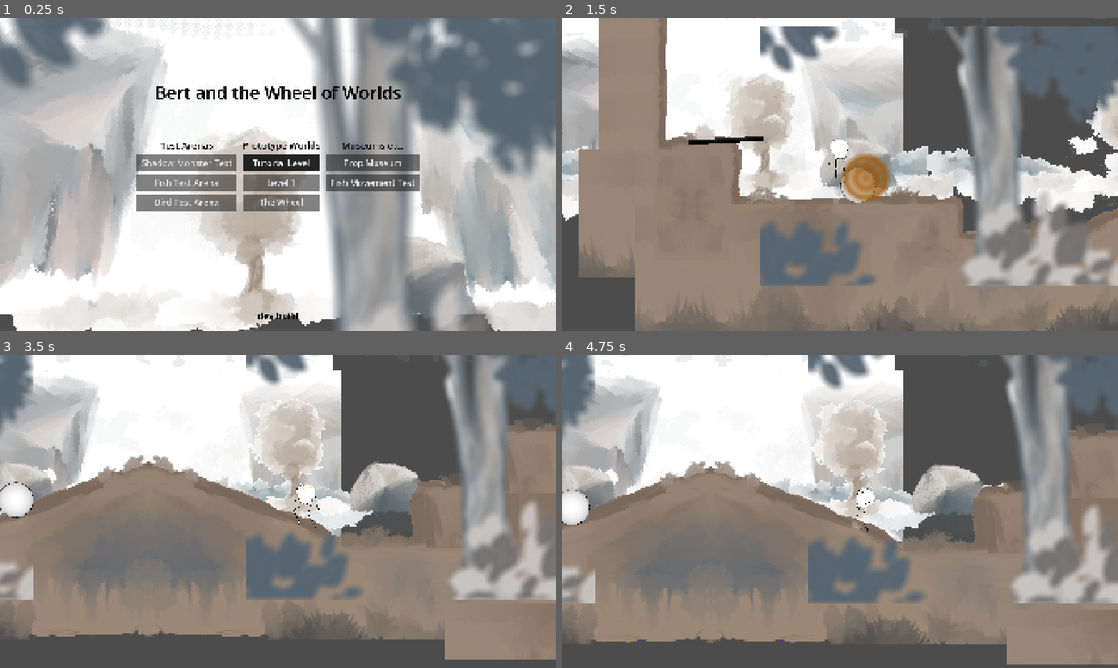
Above: before the commit, frames 1-4 (two rows, left to right).
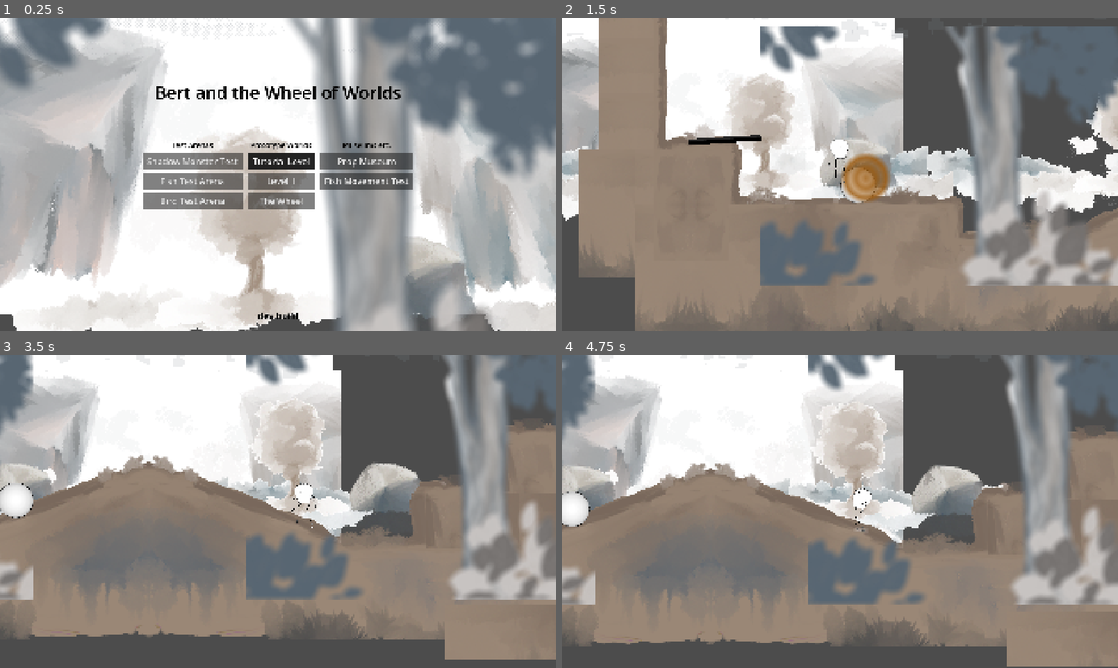
Above: after the commit, the same moments.

Repository: markguinn/wheel-of-worlds
Game: Godot game, scene res://main.tscn
The game is run twice, just before and just after one commit, with the same random seed, the same clock (stepped at 60 frames per second) and the same inputs.
Inputs (mouse positions are in pixels of both pictures, inside the frame that each line leads up to):
- Up to frame 1 (0.25 s): no input
- Up to frame 2 (1.5 s): click "Level 1" at 0.5 s; tap Enter (interact) at 1.25 s; move the mouse to (962, 158) at 1.27 s; hold Right (right) from 1.28 s (still down); hold Enter (interact) from 1.28 s (still down); click (962, 158) at 1.42 s
- Up to frame 3 (3.5 s): tap Space (jump) at 1.52 s; release Right (right) at 2 s; release Enter (interact) at 2 s; drag from (166, 527) to (27, 549) at 2.02 s; move the mouse to (333, 442) at 2.77 s; hold Left (left) from 2.78 s (still down); hold Enter (interact) from 2.78 s (still down); tap 0 at 2.85 s
- Up to frame 4 (4.75 s): release Left (left) at 3.5 s; release Enter (interact) at 3.5 s; drag from (812, 574) to (673, 464) at 3.52 s; move the mouse to (1006, 558) at 4.27 s; hold Right (right) from 4.28 s (still down); hold Enter (interact) from 4.28 s (still down); tap 8 at 4.35 s; tap Space (jump) at 4.52 s

The runs differ from the first frame. In frame 1, 3.8% of the frame differs, in the area x 24-76%, y 39-62%; in frame 2, less than 0.1%; in frame 3, 0.4%; in frame 4, 1.8%.

Commit message:
Slower carry speed + heave the plank

Diff:
--- a/actors/player/player.gd
+++ b/actors/player/player.gd
@@ -126,10 +126,15 @@
 func put_down_prop() -> void:
 	if is_holding_prop:
 		Log.info(self, "putting down:", is_holding_prop.name, active_grab_box.name)
-		#is_holding_prop.rotation_degrees = 0.0 if sprite.scale.x > 0 else 180.0
-		#is_holding_prop.z_index -= 1
 		active_grab_box.put_down.emit()
 		did_put_down.emit(active_grab_box.target_node)
+
+		if is_holding_prop and absf(velocity.x) > 50.0:
+			var velocity_deg := wrapf(rad_to_deg(velocity.angle()), -270.0, 90.0)
+			var impulse_angle := deg_to_rad(clampf(velocity_deg, -150.0, -30.0))
+			var impulse := Vector2.from_angle(impulse_angle) * 140.0
+			is_holding_prop.apply_impulse(impulse, active_grab_box.global_position - is_holding_prop.global_position)
+
 		is_holding_prop = null
 		active_grab_box = null
 
--- a/actors/player/player.tscn
+++ b/actors/player/player.tscn
@@ -1527,14 +1527,14 @@
 
 [node name="ArmR" type="Bone2D" parent="Sprite/Skeleton2D/Hips" unique_id=1756135333]
 position = Vector2(-33, -31)
-rotation = 0.08732078
+rotation = 0.0873208
 rest = Transform2D(0.999362, -0.0357162, 0.0357162, 0.999362, -33, -31)
 metadata/_local_pose_override_enabled_ = true
 
 [node name="HandR" type="Bone2D" parent="Sprite/Skeleton2D/Hips/ArmR" unique_id=88591762]
 position = Vector2(0, 32)
-rotation = -0.2565951
-scale = Vector2(0.99999917, 0.99999917)
+rotation = -0.25659513
+scale = Vector2(0.99999905, 0.99999905)
 rest = Transform2D(0.99928516, -0.03780409, 0.03780409, 0.99928516, 0, 32)
 auto_calculate_length_and_angle = false
 length = 32.0
@@ -1543,15 +1543,15 @@
 
 [node name="ArmL" type="Bone2D" parent="Sprite/Skeleton2D/Hips" unique_id=1793998611]
 position = Vector2(28, -36)
-rotation = -0.16663718
+rotation = -0.16663721
 scale = Vector2(0.99999917, 0.99999917)
 rest = Transform2D(0.9953148, -0.09668779, 0.09668779, 0.9953148, 28, -36)
 metadata/_local_pose_override_enabled_ = true
 
 [node name="HandL" type="Bone2D" parent="Sprite/Skeleton2D/Hips/ArmL" unique_id=1933907137]
 position = Vector2(1.399125, 37.310078)
-rotation = 0.13705112
-scale = Vector2(0.99999917, 0.99999917)
+rotation = 0.13705114
+scale = Vector2(0.99999905, 0.99999905)
 rest = Transform2D(0.998, 0.064, -0.064, 0.998, 4, 36)
 auto_calculate_length_and_angle = false
 length = 21.0
@@ -1933,7 +1933,7 @@
 
 [node name="ShinWallRay" type="RayCast2D" parent="Sprite/Rays" unique_id=453500696]
 unique_name_in_owner = true
-position = Vector2(0, 30)
+position = Vector2(0, 15)
 target_position = Vector2(30, 0)
 collision_mask = 21
 
@@ -1947,11 +1947,13 @@
 
 [node name="Walk" type="Node" parent="StateMachine" unique_id=1602864386]
 script = ExtResource("9_lsln6")
+horizontal_speed = 320.0
 metadata/_custom_type_script = "uid://dljix40x8qlm1"
 
 [node name="Jump" type="Node" parent="StateMachine" unique_id=1167554938]
 script = ExtResource("10_hiosj")
-horizontal_speed = 400.0
+horizontal_speed = 450.0
+carrying_speed = 300.0
 wall_bounce_amount = 1.0
 wall_bounce_ms = 500
 metadata/_custom_type_script = "uid://dljix40x8qlm1"
--- a/actors/player/states/player_base_state.gd
+++ b/actors/player/states/player_base_state.gd
@@ -17,6 +17,7 @@
 const PLANK_FORCE = Vector2(0.2, 0.6) # Applied to the plank
 
 @export var horizontal_speed := 250.0
+@export var carrying_speed := 160.0
 @export var wall_bounce_amount := 0.0
 @export var wall_bounce_ms := 250
 
@@ -49,7 +50,8 @@
 
 
 func _update_horizontal_movement(dir: Vector2, delta: float) -> void:
-	var target_vx: float = dir.x * horizontal_speed * player.speed_multiplier
+	var speed := carrying_speed if player.is_holding_prop else horizontal_speed
+	var target_vx: float = dir.x * speed * player.speed_multiplier
 	# feels annoying to have too much delay when changing directions
 	# this is imperfect though because it flips when you get to zero anyway. we can iterate more another time
 	var accel_val : float = TURNING_ACCEL if player.velocity.x and signf(target_vx) != signf(player.velocity.x) else WALK_ACCEL
@@ -95,11 +97,10 @@
 
 
 func _move_and_slide(delta: float) -> void:
-	if player.is_holding_prop is Plank and not is_zero_approx(player.velocity.x):
+	if player.is_holding_prop is Plank:
 		var plank: Plank = player.is_holding_prop
 		var plank_dir := 1.0 if plank.wall_detector.global_position.x > player.global_position.x else -1.0
 		if plank.wall_detector.is_colliding() and plank_dir == signf(player.velocity.x):
-			Log.debug(player, "plank meets wall")
 			player.velocity.x = 0
 
 	var v := player.velocity
@@ -134,7 +135,7 @@
 					#obj.apply_force(force, col.get_position() - obj.global_position)
 					#obj.apply_force(force)
 			if obj is Plank:
-				if v.y > 1.0:
+				if v.y > 1.0 and not obj.is_uprightish():
 					var force := col.get_normal().abs() * v * PLANK_FORCE
 					#print("force:", [force, col.get_normal().x, v.x])
 					obj.apply_impulse(force, col.get_position() - obj.global_position)
--- a/log.gd
+++ b/log.gd
@@ -29,7 +29,7 @@
 	#"GrabBox": DEBUG,
 	#"Plank": DEBUG,
 	#"Player": DEBUG,
-	#"Portal": INFO,
+	#"Portal": DEBUG,
 	#"StateMachine": DEBUG,
 	#"StateManager": DEBUG,
 }
--- a/props/plank/plank.gd
+++ b/props/plank/plank.gd
@@ -22,6 +22,7 @@
 @onready var sfx_impact: AudioStreamPlayer2D = $ImpactSFX
 @onready var vfx_dust: CPUParticles2D = $DustParticles
 @onready var wall_detector: RayCast2D = $WallDetector
+@onready var floor_detector: RayCast2D = $FloorDetector
 
 func _ready() -> void:
 	super._ready()
@@ -45,6 +46,15 @@
 	set_next_global_rotation(start_rot)
 	set_next_angular_velocity(0.0)
 	set_next_linear_velocity(Vector2.ZERO)
+
+
+func is_uprightish() -> bool:
+	Log.debug(self, "is_uprightish", floor_detector.is_colliding())
+	return floor_detector.is_colliding()
+	#var deg := absf(wrapf(rotation_degrees, -180.0, 180.0))
+	#if deg >= 120.0 and deg <= 60.0:
+		#return true
+	#return false
 
 
 func _on_impact(pos: Vector2, _vel: Vector2, _obj: Node, _part) -> void:
--- a/props/plank/plank.tscn
+++ b/props/plank/plank.tscn
@@ -5,11 +5,14 @@
 [ext_resource type="PackedScene" uid="uid://bw7ujmd6681ln" path="res://common/activator.tscn" id="3_eqyr0"]
 [ext_resource type="PackedScene" uid="uid://y7c5vk1033l6" path="res://common/vfx/dust_particles.tscn" id="4_jou1n"]
 
-[sub_resource type="RectangleShape2D" id="RectangleShape2D_br3cc"]
-size = Vector2(256, 16)
+[sub_resource type="CapsuleShape2D" id="CapsuleShape2D_jou1n"]
+height = 250.0
 
-[sub_resource type="RectangleShape2D" id="RectangleShape2D_jou1n"]
-size = Vector2(183, 16)
+[sub_resource type="CapsuleShape2D" id="CapsuleShape2D_eqyr0"]
+height = 140.0
+
+[sub_resource type="OccluderPolygon2D" id="OccluderPolygon2D_w4302"]
+polygon = PackedVector2Array(0, 10, 0, -10, 250, -10, 250, 10)
 
 [sub_resource type="Gradient" id="Gradient_br3cc"]
 offsets = PackedFloat32Array(0.3375959, 0.4398977)
@@ -17,12 +20,9 @@
 
 [sub_resource type="GradientTexture2D" id="GradientTexture2D_0vqwi"]
 gradient = SubResource("Gradient_br3cc")
-width = 256
-height = 16
+width = 250
+height = 20
 fill_to = Vector2(0, 1)
-
-[sub_resource type="OccluderPolygon2D" id="OccluderPolygon2D_w4302"]
-polygon = PackedVector2Array(0, 8, -1, -8, 256, -8, 256, 10)
 
 [sub_resource type="CircleShape2D" id="CircleShape2D_jou1n"]
 
@@ -38,14 +38,16 @@
 
 [node name="CollisionShape2D" type="CollisionShape2D" parent="." unique_id=561600905]
 z_index = 1
-position = Vector2(128, 0)
-shape = SubResource("RectangleShape2D_br3cc")
+position = Vector2(125, 0)
+rotation = 1.5707964
+shape = SubResource("CapsuleShape2D_jou1n")
 debug_color = Color(0.78596556, 0.4325814, 0.027261449, 0.41960785)
 
 [node name="CollisionShapeHeld" type="CollisionShape2D" parent="." unique_id=1866512949]
 z_index = 1
-position = Vector2(164.5, 0)
-shape = SubResource("RectangleShape2D_jou1n")
+position = Vector2(180, 0)
+rotation = 1.5707964
+shape = SubResource("CapsuleShape2D_eqyr0")
 disabled = true
 debug_color = Color(0.52310497, 0.5726899, 0.09726577, 0.41960785)
 
@@ -57,18 +59,25 @@
 scale_amount_max = 20.0
 
 [node name="WallDetector" type="RayCast2D" parent="." unique_id=935210780]
-position = Vector2(256, 1)
+position = Vector2(250, 1)
+target_position = Vector2(8, 0)
+
+[node name="FloorDetector" type="RayCast2D" parent="." unique_id=377001898]
+position = Vector2(250, 1)
 target_position = Vector2(8, 0)
 
 [node name="Sprite" type="Node2D" parent="." unique_id=606360389]
+
+[node name="LightOccluder2D" type="LightOccluder2D" parent="Sprite" unique_id=1914264648]
+occluder = SubResource("OccluderPolygon2D_w4302")
 
 [node name="TextureRect" type="TextureRect" parent="Sprite" unique_id=698020548]
 anchors_preset = 4
 anchor_top = 0.5
 anchor_bottom = 0.5
-offset_top = -8.0
-offset_right = 256.0
-offset_bottom = 8.0
+offset_top = -10.0
+offset_right = 250.0
+offset_bottom = 10.0
 grow_vertical = 2
 texture = SubResource("GradientTexture2D_0vqwi")
 
@@ -81,7 +90,7 @@
 label_text = "Press X to pick up!"
 
 [node name="GrabBoxR" parent="Sprite" unique_id=518770626 node_paths=PackedStringArray("target_node") groups=["bird_targets"] instance=ExtResource("3_eqyr0")]
-position = Vector2(256, 0)
+position = Vector2(250, 0)
 script = ExtResource("2_w4302")
 target_node = NodePath("../..")
 manage_position = false
@@ -91,9 +100,6 @@
 
 [node name="CollisionShape2D" parent="Sprite/GrabBoxR" index="0" unique_id=109296125]
 debug_color = Color(0.036586303, 0.5603609, 0.8827755, 0.41960785)
-
-[node name="LightOccluder2D" type="LightOccluder2D" parent="Sprite" unique_id=1914264648]
-occluder = SubResource("OccluderPolygon2D_w4302")
 
 [node name="Handle" type="StaticBody2D" parent="." unique_id=1003861790]
 collision_layer = 0
--- a/screens/title_screen.tscn
+++ b/screens/title_screen.tscn
@@ -103,6 +103,7 @@
 grow_horizontal = 2
 theme_type_variation = &"HeaderLarge"
 text = "Bert and the Wheel of Worlds"
+horizontal_alignment = 1
 
 [node name="VersionLabel" type="Label" parent="." unique_id=2059173511]
 anchors_preset = 7
@@ -141,6 +142,7 @@
 
 [node name="Label" type="Label" parent="HBoxContainer/Arenas" unique_id=1451895255]
 layout_mode = 2
+theme_type_variation = &"HeaderSmall"
 text = "Test Arenas"
 horizontal_alignment = 1
 
@@ -172,6 +174,7 @@
 
 [node name="Label" type="Label" parent="HBoxContainer/PrototypeWorlds" unique_id=2144878820]
 layout_mode = 2
+theme_type_variation = &"HeaderSmall"
 text = "Prototype Worlds"
 horizontal_alignment = 1
 
@@ -203,6 +206,7 @@
 
 [node name="Label" type="Label" parent="HBoxContainer/Museums" unique_id=1990653838]
 layout_mode = 2
+theme_type_variation = &"HeaderSmall"
 text = "Museums etc."
 horizontal_alignment = 1
 
--- a/stages/test/prop_museum.tscn
+++ b/stages/test/prop_museum.tscn
@@ -63,25 +63,25 @@
 [node name="Plank3" parent="." unique_id=1965888217 instance=ExtResource("8_10i41")]
 position = Vector2(-1019, 746)
 
+[node name="Label" type="Label" parent="." unique_id=85210853]
+offset_left = -1736.0
+offset_top = 792.0
+offset_right = -1544.0
+offset_bottom = 837.0
+text = "teeter totter"
+
+[node name="Label2" type="Label" parent="." unique_id=1519859646]
+offset_left = -1383.0
+offset_top = 797.0
+offset_right = -1181.0
+offset_bottom = 842.0
+text = "square stone"
+
 [node name="TriangleStone" parent="." unique_id=586878421 instance=ExtResource("9_xekb5")]
 position = Vector2(-1689, 736)
 
-[node name="Label" type="Label" parent="TriangleStone" unique_id=85210853]
-offset_left = -47.0
-offset_top = 56.0
-offset_right = 50.0
-offset_bottom = 79.0
-text = "teeter totter"
-
 [node name="SquareStone" parent="." unique_id=2134840908 instance=ExtResource("10_s8nx2")]
 position = Vector2(-1335, 736)
-
-[node name="Label" type="Label" parent="SquareStone" unique_id=1519859646]
-offset_left = -48.0
-offset_top = 61.0
-offset_right = 53.0
-offset_bottom = 84.0
-text = "square stone"
 
 [node name="KillZone" type="Area2D" parent="." unique_id=1067631529]
 position = Vector2(1777, 755)
